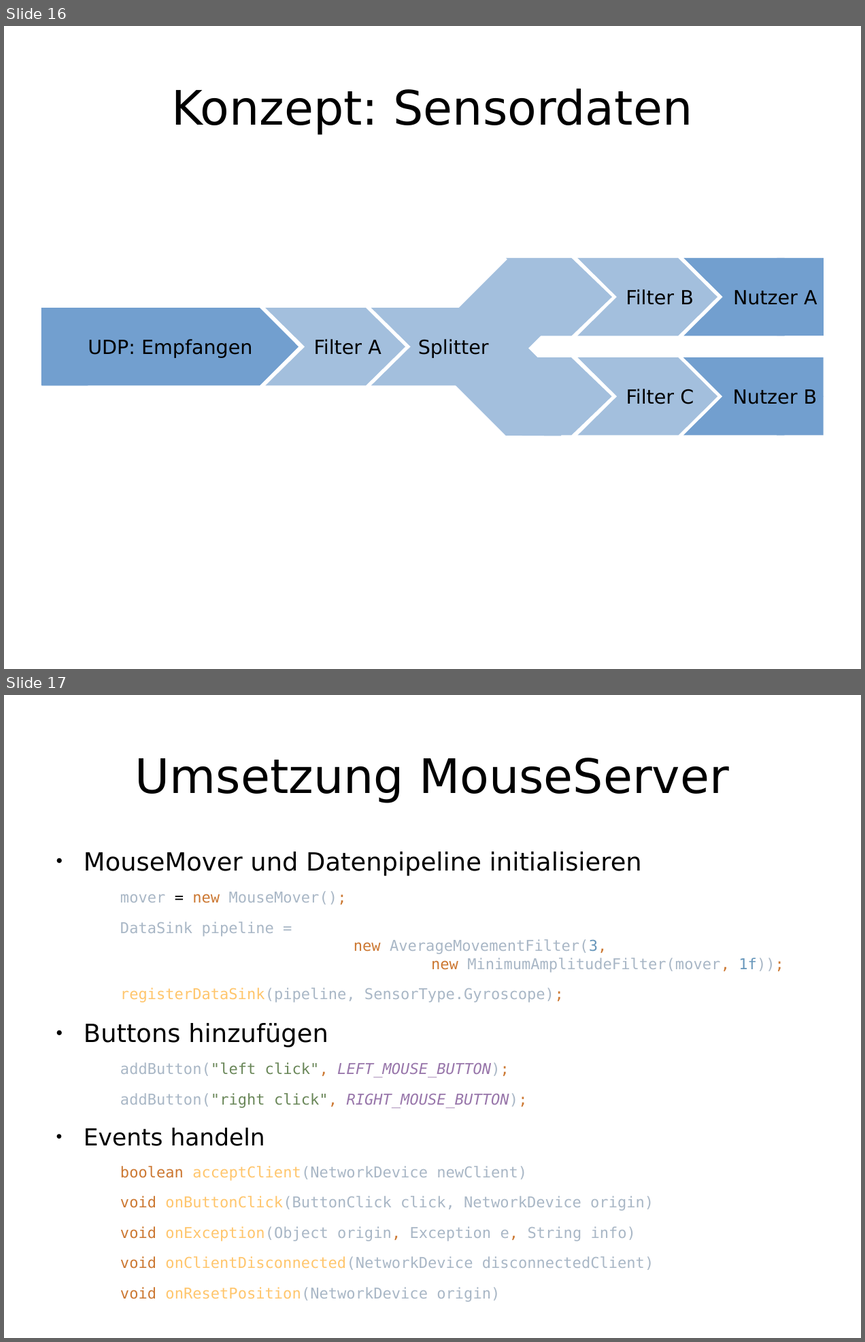
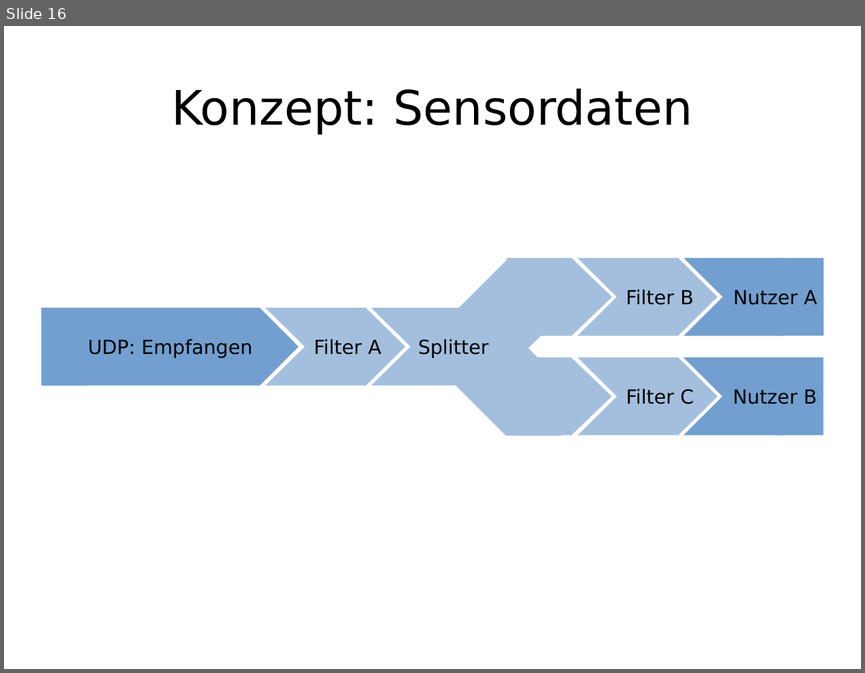
Before and after one commit to enra64/psychic-giggle, a slide deck: zwischenstand anfang dezember.odp. Shown one above the other, each under a label of ours: slides 16 and 17 before the commit, slide 16 after it. The pictures are 865x1342 and 865x673 pixels, drawn with LibreOffice and Linux fonts; fonts in the diff are those of the drawing. Boxes give left, top, right and bottom in pixels: in the first picture for what was removed or moved away, otherwise in the second. Text is boxed around its words. In the diff, an @@ line names an element or a change of style, - is before the commit and + after.

```diff
--- a/zwischenstand anfang dezember.odp
+++ b/zwischenstand anfang dezember.odp
@@ slide 17 removed at [4, 695, 861, 1338], background #FFFFFF @@
@@ title removed at [135, 758, 729, 803] @@
-Umsetzung MouseServer
@@ text removed at [84, 851, 783, 1302] @@
-● MouseMover und Datenpipeline initialisieren
-  mover = new MouseMover();
-  DataSink pipeline =
-  new AverageMovementFilter(3,
-  new MinimumAmplitudeFilter(mover, 1f));
-  registerDataSink(pipeline, SensorType.Gyroscope);
-● Buttons hinzufügen
-  addButton("left click", LEFT_MOUSE_BUTTON);
-  addButton("right click", RIGHT_MOUSE_BUTTON);
-● Events handeln
-  boolean acceptClient(NetworkDevice newClient)
-  void onButtonClick(ButtonClick click, NetworkDevice origin)
-  void onException(Object origin, Exception e, String info)
-  void onClientDisconnected(NetworkDevice disconnectedClient)
-  void onResetPosition(NetworkDevice origin)
```
Also in this commit, not shown: 4 slides changed, 3 slides added, 4 other slides removed, 2 other files.
